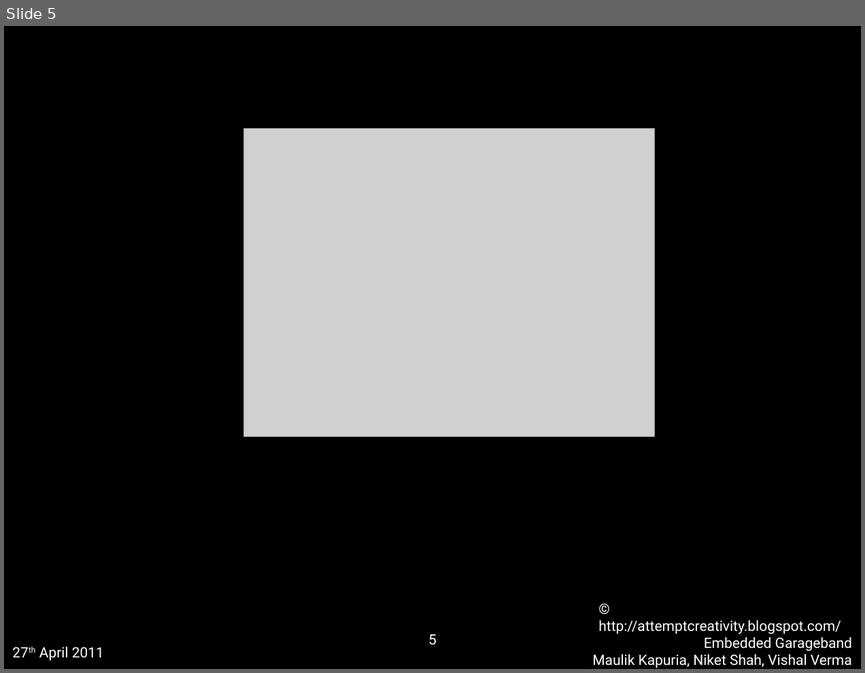
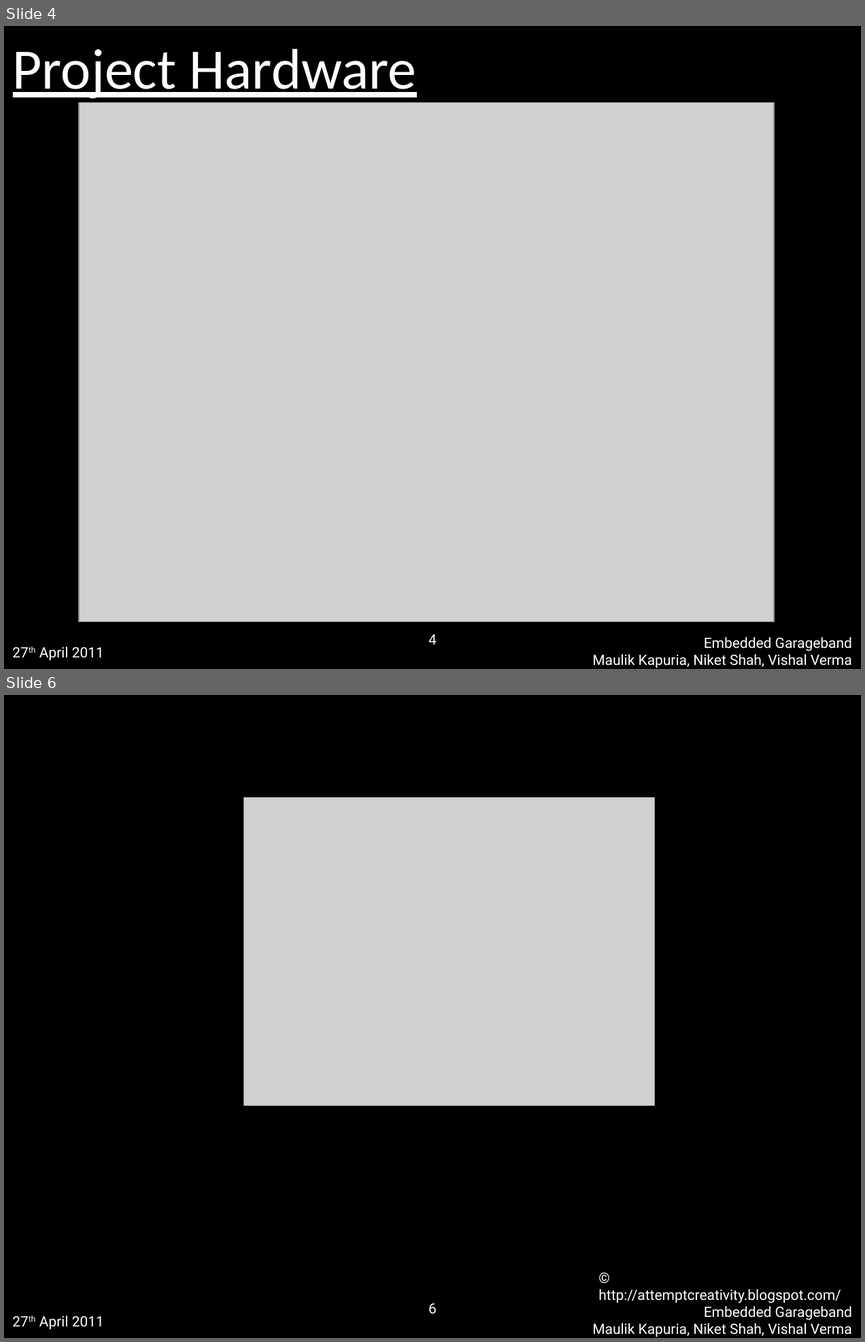
Before and after one commit to harshad317/embedded-garageband, a slide deck: Documentation/presentation/initial presentation/S11_Kapuria_Shah_Verma_Garageband.pptx. Shown one above the other, each under a label of ours: slide 5 before the commit, slides 4 and 6 after it; the slides between them are not shown. The pictures are 865x673 and 865x1342 pixels, drawn with LibreOffice and Linux fonts; fonts in the diff are those of the drawing; grey boxes stand for pictures; background and template pictures are left out. Boxes give left, top, right and bottom in pixels: in the first picture for what was removed or moved away, otherwise in the second. Text is boxed around its words. In the diff, an @@ line names an element or a change of style, - is before the commit and + after.

```diff
--- a/Documentation/presentation/initial presentation/S11_Kapuria_Shah_Verma_Garageband.pptx
+++ b/Documentation/presentation/initial presentation/S11_Kapuria_Shah_Verma_Garageband.pptx
@@ slide 4 added at box(4, 26, 861, 669), background picture (left out) @@
@@ title added at box(13, 48, 416, 99), 48 pt, text #FFFFFF, underline @@
+Project Hardware
@@ picture added at box(79, 102, 773, 622) @@
@@ page number added at box(428, 634, 436, 644), 12 pt, text #FFFFFF @@
+4
@@ text added at box(592, 637, 852, 668), 12 pt, text #FFFFFF @@
+Embedded Garageband
+Maulik Kapuria, Niket Shah, Vishal Verma
@@ text added at box(39, 646, 104, 660), 12 pt, text #FFFFFF @@
+27th April 2011
@@ what was slide 5 is now slide 6 @@
@@ page number at box(428, 1303, 436, 1314): text changed @@
-5
+6
```
Also in this commit, not shown: 2 slides changed.
